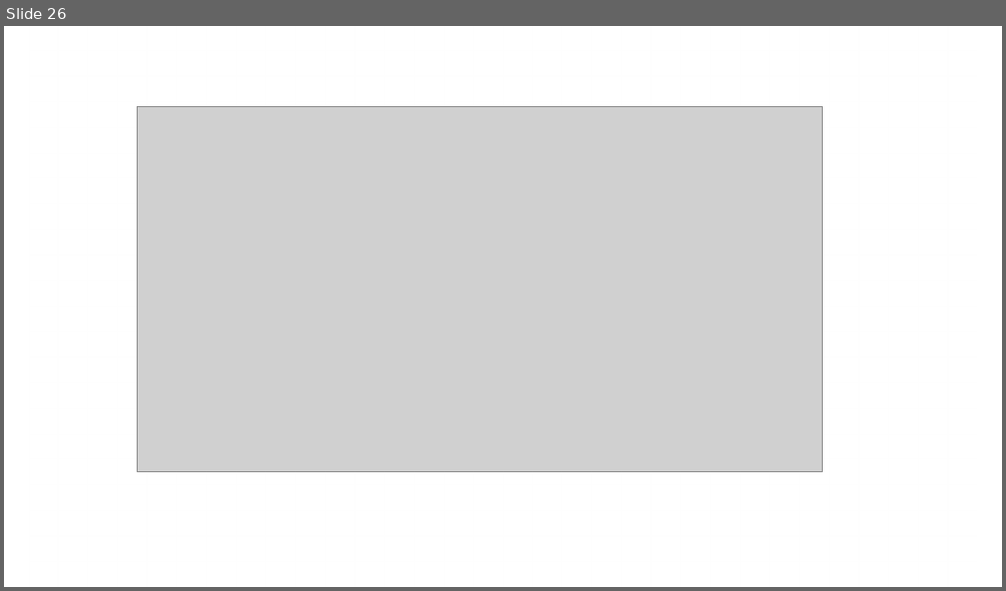
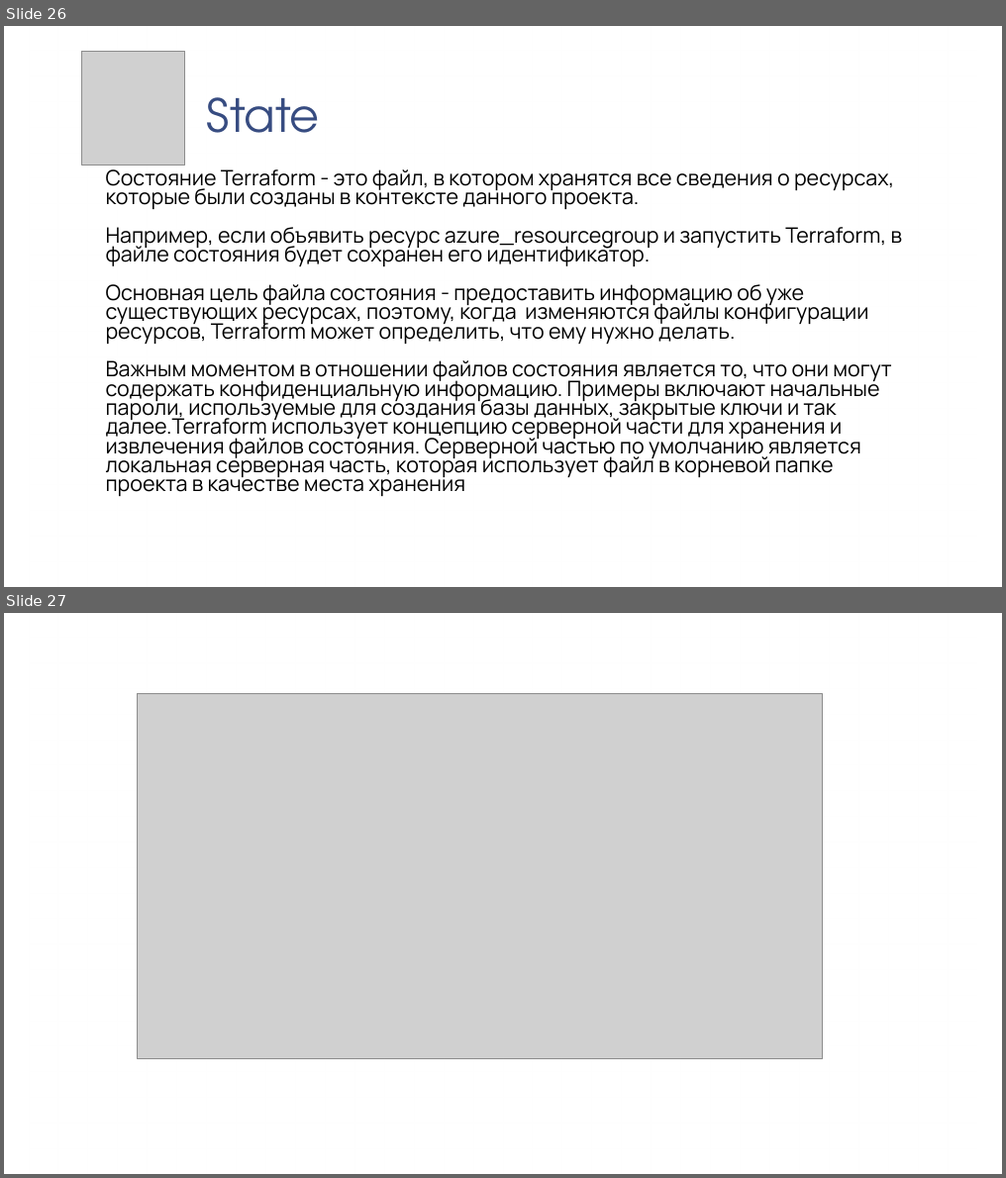
Before and after one commit to iu5git/DevOps, a slide deck: Лекции/Лекция11/Лекция_Terraform.pptx. Shown one above the other, each under a label of ours: slide 26 before the commit, slides 26 and 27 after it. The pictures are 1006x591 and 1006x1178 pixels, drawn with LibreOffice and Linux fonts; fonts in the diff are those of the drawing; grey boxes stand for pictures; background and template pictures are left out. Boxes give left, top, right and bottom in pixels: in the first picture for what was removed or moved away, otherwise in the second. Text is boxed around its words. In the diff, an @@ line names an element or a change of style, - is before the commit and + after.

Commit message:
terraform

```diff
--- a/Лекции/Лекция11/Лекция_Terraform.pptx
+++ b/Лекции/Лекция11/Лекция_Terraform.pptx
@@ slide 26 added at [4, 26, 1002, 587], background picture (left out); not listed: 1 template element that a slide beside it also shows @@
@@ picture added at [82, 51, 185, 166] @@
@@ title added at [206, 97, 319, 133], 44 pt, text #374C81 @@
+State
@@ text added at [106, 165, 902, 496], 20.4 pt, text #000000 @@
+Состояние Terraform - это файл, в котором хранятся все сведения о ресурсах, которые были созданы в контексте данного проекта.
+Например, если объявить ресурс azure_resourcegroup и запустить Terraform, в файле состояния будет сохранен его идентификатор.
+Основная цель файла состояния - предоставить информацию об уже существующих ресурсах, поэтому, когда изменяются файлы конфигурации ресурсов, Terraform может определить, что ему нужно делать.
+Важным моментом в отношении файлов состояния является то, что они могут содержать конфиденциальную информацию. Примеры включают начальные пароли, используемые для создания базы данных, закрытые ключи и так далее.Terraform использует концепцию серверной части для хранения и извлечения файлов состояния. Серверной частью по умолчанию является локальная серверная часть, которая использует файл в корневой папке проекта в качестве места хранения
@@ what was slide 26 is now slide 27 @@
```
Also in this commit, not shown: 22 slides changed, 6 other slides added, 4 slides removed, 2 other files.
